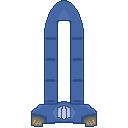
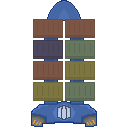
The second w=128, h=128 image is a revision of the first. Changes to its layers:
showed "Layer 5" over [33, 19, 95, 101]
